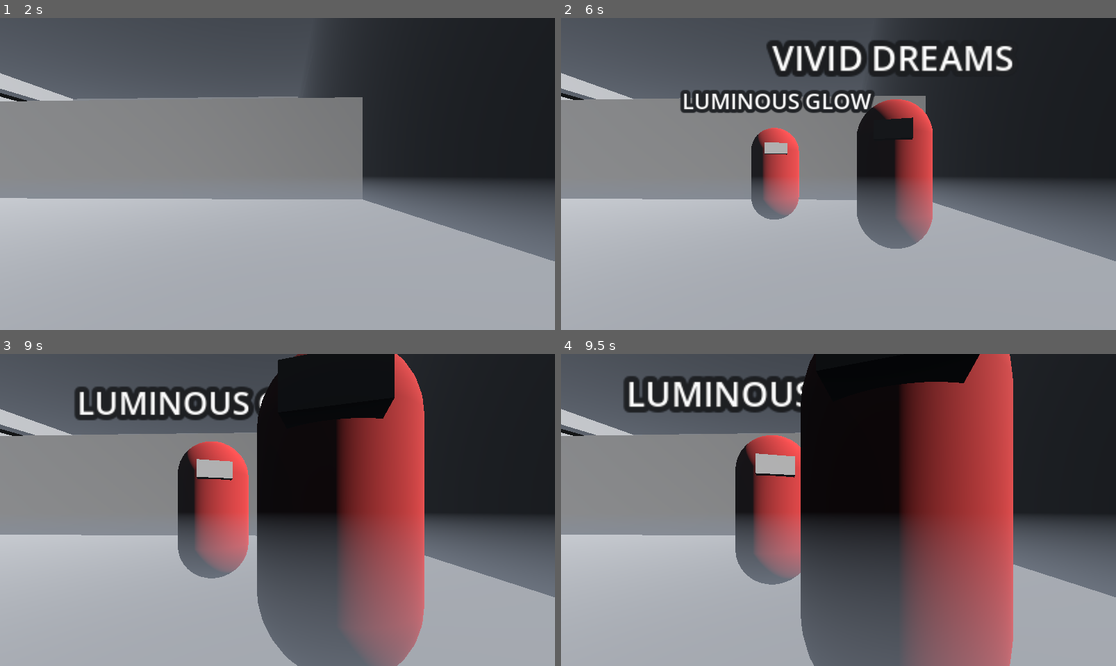
Above: before the commit, frames 1-4 (two rows, left to right).
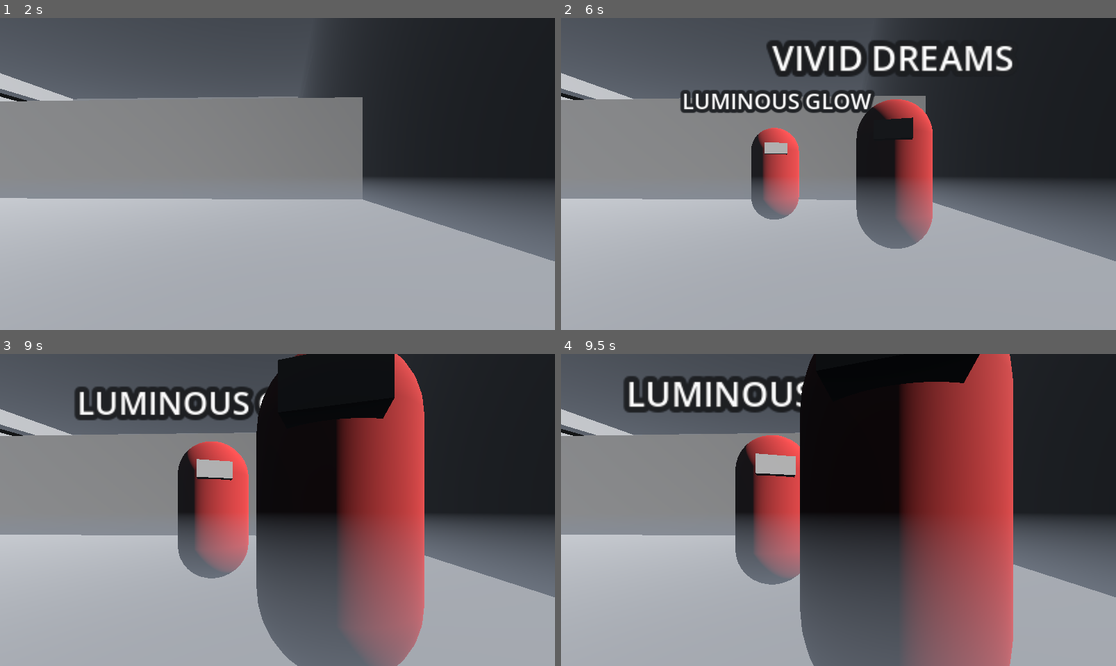
Above: after the commit, the same moments.

Repository: gamkedo-la/TypeStrike
Game: Godot game, scene res://Levels/level1.tscn
Two runs of this game, one before a commit and one after it. Both use one fixed random seed, a clock stepped at 60 frames per second and the inputs below.
Inputs:
- Up to frame 1 (2 s): tap Enter (fast_forward) at 0.5 s; hold Enter (fast_forward) from 0.53 s (still down)
- Up to frame 2 (6 s): release Enter (fast_forward) at 2.03 s; hold Enter (fast_forward) from 4.28 s (still down)
- Up to frame 3 (9 s): release Enter (fast_forward) at 8.03 s
- Up to frame 4 (9.5 s): no input

Frame 1 is identical in both runs. In frame 2, less than 0.1% of the frame differs, in the area x 53-67%, y 26-74%; in frame 3, less than 0.1%; in frame 4, 0.1%, in the area x 31-76%, y 0-100%.

Commit message:
Moved node references to @onready vars instead of direct reference

Diff:
--- a/Components/EnemySpawner/EnemySpawner.gd
+++ b/Components/EnemySpawner/EnemySpawner.gd
@@ -2,7 +2,7 @@
 extends Area3D
 
 @export var enemy_type : PackedScene
-@export var spawn_points : Vector3
+@export var spawn_points : Node3D
 
 # Called when the node enters the scene tree for the first time.
 func _ready():
@@ -17,9 +17,7 @@
 		var player = body as TypeStrikePlayer
 		body_shape_entered.disconnect(_on_body_entered)
 		var enemies : Array[EnemyBase] = []
-		for node in $SpawnPoints.get_children():
-			#node.look_at(player.global_position)
-			node.look_at(player.position)
+		for node in spawn_points.get_children():
 			var enemy = enemy_type.instantiate() as EnemyBase
 			node.add_child(enemy)
 			enemy.target = body
--- a/Components/EnemySpawner/EnemySpawner.tscn
+++ b/Components/EnemySpawner/EnemySpawner.tscn
@@ -6,10 +6,10 @@
 [sub_resource type="BoxShape3D" id="BoxShape3D_tlojh"]
 resource_local_to_scene = true
 
-[node name="EnemySpawner" type="Area3D"]
+[node name="EnemySpawner" type="Area3D" node_paths=PackedStringArray("spawn_points")]
 script = ExtResource("1_mubw7")
 enemy_type = ExtResource("2_fnly5")
-spawn_points = Vector3(0.43, 0, 0)
+spawn_points = NodePath("SpawnPoints")
 
 [node name="SpawnPoints" type="Node3D" parent="."]
 
--- a/Components/Player/Player.gd
+++ b/Components/Player/Player.gd
@@ -3,15 +3,17 @@
 
 const english_alpha = "abcdefghijklmnopqrstuvwxyz"
 
+@export var player_rails : PlayerRails
+@export var textarea : TextEdit
+
 var enemies : Array[EnemyBase] = []
 var active_spawner : EnemySpawner
 var current_target : int = -1
-var textarea : TextEdit
 
 signal wave_defeated
+signal correct_letter
 
 func _ready():
-	textarea = $TextEdit
 	textarea.text_changed.connect(_text_input)
 	textarea.grab_focus()
 	wave_defeated.connect(end_wave)
@@ -47,7 +49,6 @@
 		wave_defeated.emit()
 
 func enemy_spawned(node: Node):
-	print("unit spawned", node.name)
 	if node is EnemyBase:
 		var enemy = node as EnemyBase
 		enemies.append(enemy)
@@ -60,7 +61,7 @@
 	continue_progress()
 
 func stop_progress():
-	$"..".should_move = false
+	player_rails.should_move = false
 
 func continue_progress():
-	$"..".should_move = true
+	player_rails.should_move = true
--- a/Components/Player/Player.tscn
+++ b/Components/Player/Player.tscn
@@ -10,8 +10,10 @@
 tilt_enabled = false
 script = ExtResource("1_h5clx")
 
-[node name="Area3D" type="CharacterBody3D" parent="."]
+[node name="Area3D" type="CharacterBody3D" parent="." node_paths=PackedStringArray("player_rails", "textarea")]
 script = ExtResource("1_bwaaj")
+player_rails = NodePath("..")
+textarea = NodePath("TextEdit")
 
 [node name="CollisionShape3D" type="CollisionShape3D" parent="Area3D"]
 transform = Transform3D(1, 0, 0, 0, 1, 0, 0, 0, 1, 0, 1, 0)
--- a/Components/Player/PlayerRails.gd
+++ b/Components/Player/PlayerRails.gd
@@ -1,3 +1,4 @@
+class_name PlayerRails
 extends PathFollow3D
 
 @export var speed : float = 2.0
